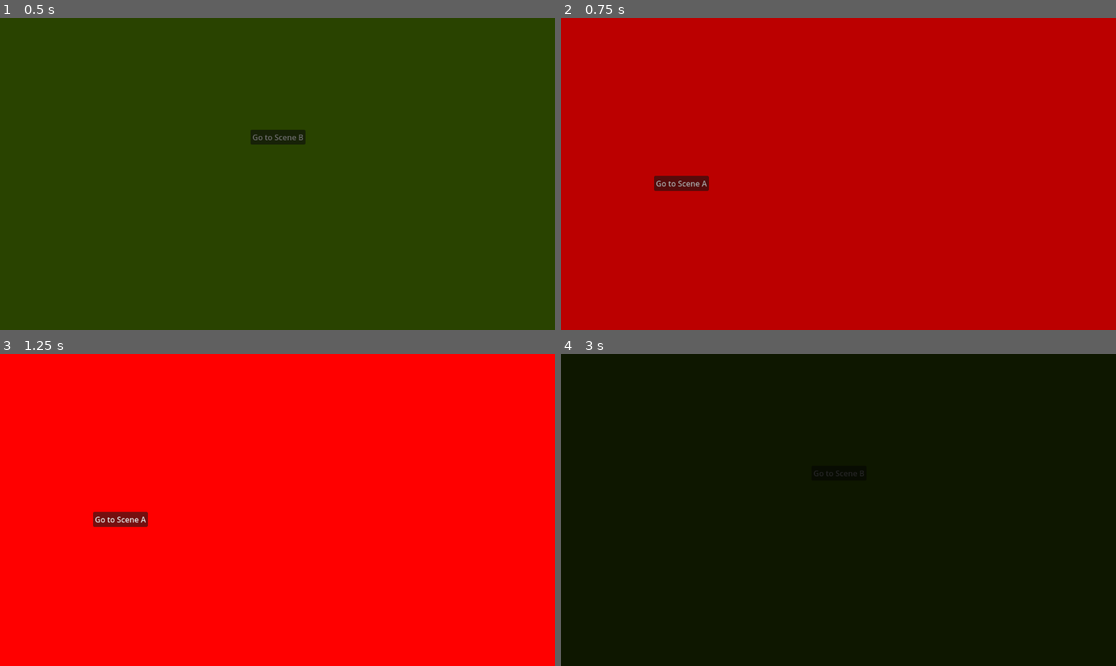
Above: before the commit, frames 1-4 (two rows, left to right).
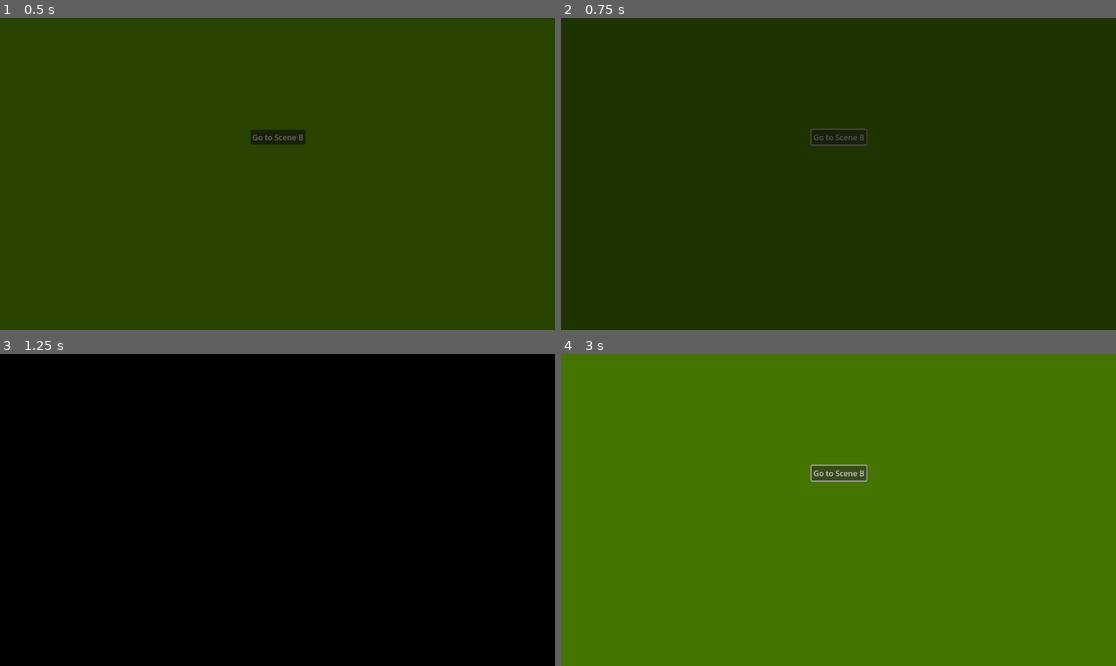
Above: after the commit, the same moments.

Repository: Hangover-Sunshine/GameJamTemplate
Game: Godot game, scene res://scenes/MainScene.tscn
Same seed, same stepped clock (60 frames per second), same inputs: the game is played once before the commit and once after it.
Inputs:
- Up to frame 1 (0.5 s): no input
- Up to frame 2 (0.75 s): click "Go to Scene B" at 0.5 s
- Up to frame 3 (1.25 s): no input
- Up to frame 4 (3 s): click "Go to Scene A" (after the commit: "Go to Scene B") at 1.25 s; click "Go to Scene B" at 2 s; click "Go to Scene A" (after the commit: "Go to Scene B") at 2.75 s

Frame 1 is identical in both runs. In frame 2, 100% of the frame differs, in the area x 0-100%, y 0-100%; in frame 3, 100%; in frame 4, 100%.

Commit message:
adding more control to scene transition system, key remapping in place

Diff:
--- /dev/null
+++ b/autoloads/InputPersistence.gd
@@ -0,0 +1,40 @@
+extends Node
+
+# NOTE: this implements a single, global keymapping system for ALL saves/players on the system running.
+#  TODO: maybe something that allows players to save different mappings out?
+
+var KEY_MAPS_DIR:String = "user://player/keybindings.data"
+
+var keymaps:Dictionary = {}
+
+# Called when the node enters the scene tree for the first time.
+func _ready():
+	for action in InputMap.get_actions():
+		keymaps[action] = InputMap.action_get_events(action)
+	##
+
+	load_key_mapping()
+##
+
+func load_key_mapping():
+	if not FileAccess.file_exists(KEY_MAPS_DIR):
+		save_key_mapping()
+		return
+	##
+
+	var contents = FileAccess.open(KEY_MAPS_DIR, FileAccess.READ)
+	var temp = contents.get_var(true) as Dictionary
+	contents.close()
+
+	for action in temp.keys():
+		keymaps[action] = temp[action]
+		InputMap.erase_action(action)
+		InputMap.action_add_event(action, keymaps[action])
+	##
+##
+
+func save_key_mapping():
+	var file:FileAccess = FileAccess.open(KEY_MAPS_DIR, FileAccess.WRITE)
+	file.store_var(keymaps, true)
+	file.close()
+##
--- a/scenes/MainScene.tscn
+++ b/scenes/MainScene.tscn
@@ -26,6 +26,11 @@
 [node name="MainScene" type="Node" node_paths=PackedStringArray("curr_scene")]
 script = ExtResource("1_svjoe")
 curr_scene = NodePath("DummSceneA")
+play_fade_fully = true
+stay_faded = true
+
+[node name="StayFadedTimer" type="Timer" parent="."]
+one_shot = true
 
 [node name="TransitionPlayer" type="AnimationPlayer" parent="."]
 libraries = {
--- a/scripts/system/SceneController.gd
+++ b/scripts/system/SceneController.gd
@@ -1,9 +1,17 @@
 extends Node
 
+# Exports ########################################
 @export var scene_folder_path:String = "scenes/"
 @export var curr_scene:Node
 
+@export_category("Transition Fade")
+@export var play_fade_fully:bool = false
+@export var stay_faded:bool = false
+@export var stay_faded_time:float = 2.5
+# Exports ########################################
+
 @onready var transition_player:AnimationPlayer = $TransitionPlayer
+@onready var stay_faded_timer:Timer = $StayFadedTimer
 
 var undo_load_overlay:bool = false
 
@@ -11,6 +19,7 @@
 var scene_path:String
 
 var fade_in:bool = false
+var fade_completed:bool = false
 
 # Called when the node enters the scene tree for the first time.
 func _ready():
@@ -40,7 +49,7 @@
 
 	progress = progress[0]
 
-	if progress == 1:
+	if progress >= 1 and (play_fade_fully == false || (fade_completed and stay_faded_timer.is_stopped())):
 		# inform the prior scene it's time to clean up
 		GlobalSignals.emit_signal("scene_loaded", scene_name)
 		curr_scene.z_index = -100
@@ -81,6 +90,7 @@
 
 	transition_player.play_backwards("Fade")
 	fade_in = false
+	fade_completed = false
 
 	set_process(true)
 ##
@@ -89,4 +99,11 @@
 	if fade_in:
 		GlobalSignals.emit_signal("scene_transition_done")
 	##
+
+	if play_fade_fully:
+		if stay_faded:
+			stay_faded_timer.start(stay_faded_time)
+		##
+		fade_completed = true
+	##
 ##
Not shown, added: Game Jam Template.csproj
Not shown, added: Game Jam Template.sln
Not shown, changed: README.md
